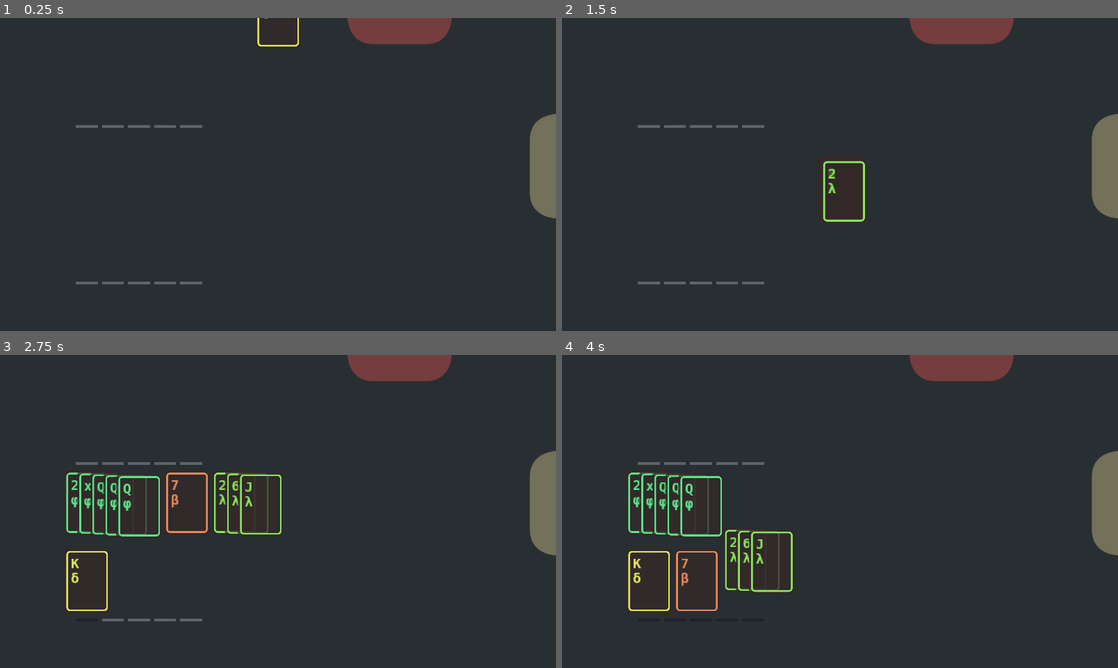
Above: before the commit, frames 1-4 (two rows, left to right).
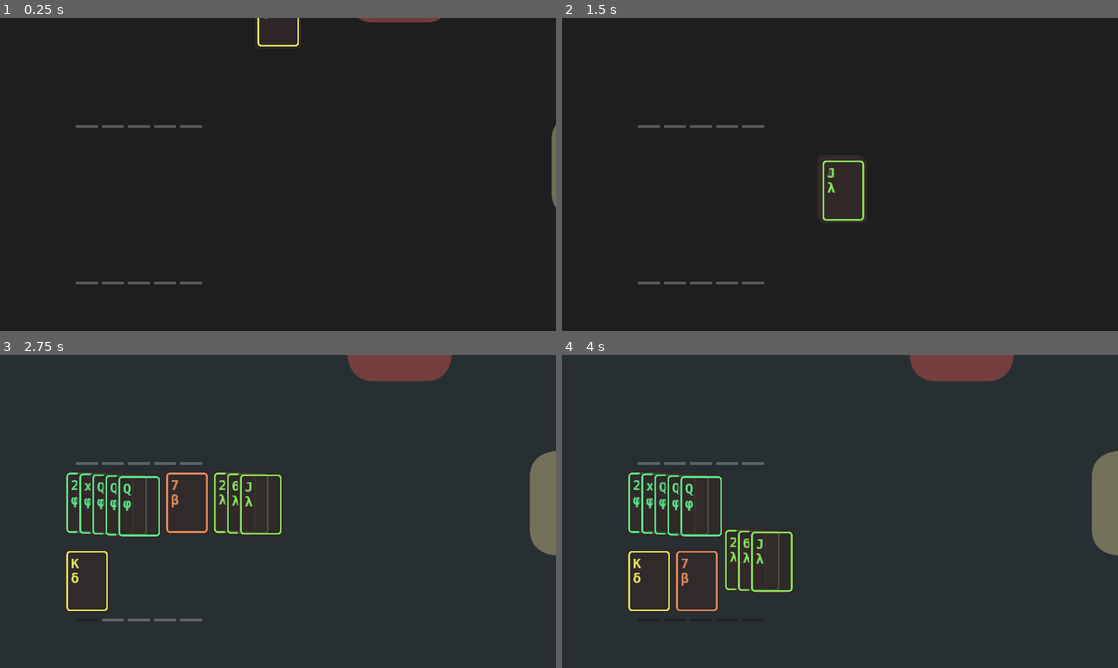
Above: after the commit, the same moments.

Repository: irisxerno/godot-cardinality-9
Game: Godot game, scene res://scene/Main.tscn
Two runs of this game, one before a commit and one after it. Both use one fixed random seed, a clock stepped at 60 frames per second and the inputs below.
Inputs (mouse positions are in pixels of both pictures, inside the frame that each line leads up to):
- Up to frame 1 (0.25 s): no input
- Up to frame 2 (1.5 s): move the mouse to (962, 158) at 0.52 s; click (962, 158) at 0.67 s; move the mouse to (728, 190) at 1.27 s; click (728, 190) at 1.42 s
- Up to frame 3 (2.75 s): move the mouse to (88, 502) at 2.02 s; click (88, 502) at 2.17 s
- Up to frame 4 (4 s): move the mouse to (751, 502) at 2.77 s; click (751, 502) at 2.92 s; move the mouse to (789, 502) at 3.52 s; click (789, 502) at 3.67 s

The runs differ from the first frame. In frame 1, 2.5% of the frame differs, in the area x 62-100%, y 0-64%; in frame 2, 3.1%, in the area x 46-100%, y 0-66%; in frame 3, less than 0.1%; in frame 4, less than 0.1%.

Commit message:
you could fight

Diff:
--- a/scene/StartGameController.tscn
+++ b/scene/Dealer.tscn
@@ -1,8 +1,8 @@
 [gd_scene load_steps=2 format=2]
 
-[ext_resource path="res://script/StartGameController.gd" type="Script" id=1]
+[ext_resource path="res://script/Dealer.gd" type="Script" id=1]
 
-[node name="StartGameController" type="Node2D"]
+[node name="Dealer" type="Node2D"]
 visible = false
 position = Vector2( 640, -90 )
 script = ExtResource( 1 )
@@ -19,6 +19,7 @@
 wait_time = 0.1
 
 [node name="DispAnimTimer" type="Timer" parent="."]
+wait_time = 0.5
 one_shot = true
 
 [connection signal="timeout" from="DealAnimTimer" to="." method="_on_DealAnimTimer_timeout"]
--- a/scene/Main.tscn
+++ b/scene/Main.tscn
@@ -1,8 +1,8 @@
-[gd_scene load_steps=17 format=2]
+[gd_scene load_steps=23 format=2]
 
 [ext_resource path="res://scene/RowController.tscn" type="PackedScene" id=1]
 [ext_resource path="res://script/Table.gd" type="Script" id=2]
-[ext_resource path="res://scene/StartGameController.tscn" type="PackedScene" id=3]
+[ext_resource path="res://scene/Dealer.tscn" type="PackedScene" id=3]
 [ext_resource path="res://script/Cards.gd" type="Script" id=4]
 [ext_resource path="res://scene/LevelBar.tscn" type="PackedScene" id=5]
 [ext_resource path="res://scene/Pulltab.tscn" type="PackedScene" id=6]
@@ -13,6 +13,17 @@
 [ext_resource path="res://scene/Stat.tscn" type="PackedScene" id=11]
 [ext_resource path="res://res/Hack-Bold.ttf" type="DynamicFontData" id=12]
 [ext_resource path="res://script/Stats.gd" type="Script" id=13]
+[ext_resource path="res://script/Deck.gd" type="Script" id=14]
+[ext_resource path="res://script/Background.gd" type="Script" id=15]
+[ext_resource path="res://script/Fight.gd" type="Script" id=16]
+[ext_resource path="res://scene/Card.tscn" type="PackedScene" id=17]
+[ext_resource path="res://script/Tally.gd" type="Script" id=18]
+
+[sub_resource type="DynamicFont" id=4]
+size = 32
+use_mipmaps = true
+use_filter = true
+font_data = ExtResource( 12 )
 
 [sub_resource type="StyleBoxFlat" id=1]
 bg_color = Color( 0.1875, 0.25, 0.208333, 0.752941 )
@@ -41,10 +52,13 @@
 anchor_right = 1.0
 anchor_bottom = 1.0
 mouse_filter = 2
-color = Color( 0.16, 0.186667, 0.2, 1 )
+color = Color( 0.121569, 0.121569, 0.121569, 1 )
+script = ExtResource( 15 )
 __meta__ = {
 "_edit_lock_": true
 }
+
+[node name="Tween" type="Tween" parent="Background"]
 
 [node name="Builder" type="Node2D" parent="."]
 script = ExtResource( 2 )
@@ -65,21 +79,84 @@
 
 [node name="LevelBar" parent="Builder/Mainhand" instance=ExtResource( 5 )]
 
+[node name="Dealer" parent="Builder" instance=ExtResource( 3 )]
+visible = true
+
+[node name="Fight" type="Node2D" parent="."]
+script = ExtResource( 16 )
+
+[node name="Card" parent="Fight" instance=ExtResource( 17 )]
+visible = false
+position = Vector2( 300, 350 )
+
+[node name="Mainhand" parent="Fight" instance=ExtResource( 1 )]
+position = Vector2( 300, 550 )
+max_count = 5
+
+[node name="Offhand" type="Node2D" parent="Fight"]
+position = Vector2( 100, 560 )
+script = ExtResource( 14 )
+
+[node name="EnemyController" type="Node2D" parent="Fight"]
+position = Vector2( 510, 190 )
+script = ExtResource( 14 )
+
+[node name="EnemyAttack" parent="Fight" instance=ExtResource( 1 )]
+position = Vector2( 300, 260 )
+
+[node name="Extra" type="Node2D" parent="Fight"]
+position = Vector2( 1400, 300 )
+script = ExtResource( 14 )
+
+[node name="Attack" parent="Fight" instance=ExtResource( 1 )]
+position = Vector2( 300, 430 )
+
+[node name="Dealer" parent="Fight" instance=ExtResource( 3 )]
+visible = true
+position = Vector2( 510, -50 )
+__meta__ = {
+"_edit_group_": true
+}
+face_up = false
+
+[node name="MoveTo" parent="Fight/Dealer" index="0"]
+visible = true
+position = Vector2( 0, 240 )
+
+[node name="Tally" type="Node2D" parent="Fight"]
+position = Vector2( 200, 340 )
+script = ExtResource( 18 )
+
+[node name="Label" type="Label" parent="Fight/Tally"]
+anchor_left = 0.5
+anchor_top = 0.5
+anchor_right = 0.5
+anchor_bottom = 0.5
+margin_left = -150.0
+margin_top = -40.0
+margin_right = 50.0
+margin_bottom = 60.0
+custom_fonts/font = SubResource( 4 )
+text = "0"
+align = 1
+valign = 1
+autowrap = true
+
 [node name="Cards" type="Node2D" parent="."]
 script = ExtResource( 4 )
 
 [node name="WorldGeneration" type="Node" parent="."]
 script = ExtResource( 7 )
-
-[node name="GameStartDealer" parent="." instance=ExtResource( 3 )]
-visible = true
-quick = true
 
 [node name="Tabs" type="Control" parent="."]
 anchor_right = 1.0
 anchor_bottom = 1.0
 mouse_filter = 2
 script = ExtResource( 8 )
+__meta__ = {
+"_edit_group_": true,
+"_edit_lock_": true
+}
 
 [node name="WorldView" parent="Tabs" instance=ExtResource( 6 )]
 anchor_left = 0.75
@@ -230,10 +307,16 @@
 [connection signal="request_return_cards" from="Builder/Offhand" to="Builder/Deal" method="request_take_cards"]
 [connection signal="request_return_cards" from="Builder/Deal" to="Builder" method="_on_Deal_request_return_cards"]
 [connection signal="request_return_cards" from="Builder/Mainhand" to="Builder/Deal" method="request_take_cards"]
-[connection signal="return_card_data" from="WorldGeneration" to="GameStartDealer" method="deal_from_data"]
+[connection signal="add_card" from="Builder/Dealer" to="Cards" method="add_card"]
+[connection signal="done" from="Builder/Dealer" to="." method="_on_GameStartDealer_done"]
+[connection signal="return_cards" from="Builder/Dealer" to="Builder/Deal" method="add_cards"]
+[connection signal="request_return_cards" from="Fight/Mainhand" to="Fight" method="_on_Mainhand_request_return_cards"]
+[connection signal="add_card" from="Fight/Dealer" to="Cards" method="add_card"]
+[connection signal="done" from="Fight/Dealer" to="Fight" method="_on_Dealer_done"]
+[connection signal="return_cards" from="Fight/Dealer" to="Fight/EnemyController" method="add_cards"]
+[connection signal="return_card_data" from="WorldGeneration" to="Builder/Dealer" method="deal_from_data"]
 [connection signal="return_world_data" from="WorldGeneration" to="Tabs/WorldView/World" method="world_from_data"]
-[connection signal="add_card" from="GameStartDealer" to="Cards" method="add_card"]
-[connection signal="return_cards" from="GameStartDealer" to="Builder/Deal" method="update_cols"]
+[connection signal="select_tile" from="Tabs/WorldView/World" to="." method="_on_select_tile"]
 [connection signal="return_cost" from="Tabs/StatsView/Stats/Mainhand" to="Tabs/StatsView/Stats" method="return_cost"]
 [connection signal="try_buy" from="Tabs/StatsView/Stats/Mainhand" to="Tabs/StatsView/Stats" method="try_buy"]
 [connection signal="return_cost" from="Tabs/StatsView/Stats/Offhand" to="Tabs/StatsView/Stats" method="return_cost"]
@@ -245,5 +328,6 @@
 [connection signal="return_cost" from="Tabs/StatsView/Stats/Armory" to="Tabs/StatsView/Stats" method="return_cost"]
 [connection signal="try_buy" from="Tabs/StatsView/Stats/Armory" to="Tabs/StatsView/Stats" method="try_buy"]
 
+[editable path="Fight/Dealer"]
 [editable path="Tabs/WorldView"]
 [editable path="Tabs/StatsView"]
--- a/scene/Tile.tscn
+++ b/scene/Tile.tscn
@@ -58,5 +58,3 @@
 valign = 1
 
 [connection signal="gui_input" from="." to="." method="_on_gui_input"]
-[connection signal="mouse_entered" from="." to="." method="_on_mouse_entered"]
-[connection signal="mouse_exited" from="." to="." method="_on_mouse_exited"]
--- /dev/null
+++ b/script/Background.gd
@@ -0,0 +1,14 @@
+extends ColorRect
+
+var colors = {
+	none = Color("1f1f1f"),
+	build = Color("#293033"),
+	fight = Color("#332929")
+}
+
+func _ready():
+	self.color = colors["none"]
+
+func set_color(cname):
+	$Tween.interpolate_property(self, "color", self.color, colors[cname], 1, Tween.TRANS_LINEAR, Tween.EASE_IN)
+	$Tween.start()
--- a/script/Card.gd
+++ b/script/Card.gd
@@ -37,6 +37,7 @@
 
 
 func move_to(new_position):
+	update_face()
 	emit_signal("to_front", self)
 	if position == new_position or dest_position == new_position:
 		return
--- a/script/StartGameController.gd
+++ b/script/Dealer.gd
@@ -8,20 +8,20 @@
 var cards = []
 var anim_count = 0
 
-export var deal_count = 10
-export var deal_suits = 4
 export var step = Vector2(1,1)
-export var quick = false
+
+export var face_up = true
 
 
 func deal_from_data(card_data):
+	print(card_data)
 	var scene = preload("res://scene/Card.tscn")
 	for d in card_data:
 		var inst = scene.instance()
 		inst.value = d["value"]
 		inst.suit = d["suit"]
 		inst.position = self.position
-		inst.face_up = true
+		inst.face_up = face_up
 		cards.append(inst)
 		emit_signal("add_card", inst)
 	$DealAnimTimer.start()
@@ -38,4 +38,4 @@
 func _on_DispAnimTimer_timeout():
 	emit_signal("return_cards", cards)
 	emit_signal("done")
-	queue_free()
+	cards = []
--- /dev/null
+++ b/script/Deck.gd
@@ -0,0 +1,37 @@
+extends Node2D
+
+var cards = []
+var count = 0
+
+export var step = Vector2(1,1)
+
+export var move_vect = Vector2(0, 200)
+
+
+func toggle():
+	position -= move_vect
+	move_vect *= -1
+	update()
+
+
+func add_cards(new_cards):
+	cards.append_array(new_cards)
+	update()
+
+
+func remove_cards(rcs):
+	var new_cards = []
+	for c in cards:
+		if not c in rcs:
+			new_cards.append(c)
+	cards = new_cards
+	update()
+
+
+func update():
+	var cursor = Vector2(0,0)
+	for inst in cards:
+		inst.face_up = false
+		inst.move_to(self.position+cursor)
+		cursor += step
+	count = len(cards)
--- /dev/null
+++ b/script/Fight.gd
@@ -0,0 +1,37 @@
+extends Node2D
+
+export var attack = 5
+var input = false
+
+# Called when the node enters the scene tree for the first time.
+func _ready():
+	pass # Replace with function body.
+
+func _on_Mainhand_request_return_cards(inst):
+	if not input:
+		return
+
+	var mainhand_curr = $Mainhand.count
+	var attack_curr = $Attack.count
+	var take = attack
+	var c = inst.cards.slice(max(len(inst.cards)-take,0), len(inst.cards)-1)
+	inst.remove_cards(c)
+	$Attack.add_cards(c)
+	$Mainhand.toggle()
+
+	inst = $EnemyController
+	var enemy_curr = inst.count
+	attack_curr = $EnemyAttack.count
+	take = $Attack.count
+	c = inst.cards.slice(max(inst.count-take,0), inst.count-1)
+	inst.remove_cards(c)
+	$EnemyAttack.add_cards(c)
+	$EnemyController.toggle()
+
+	input = false
+
+	$Tally.start_count($Attack.cards(), $EnemyAttack.cards())
+
+
+func _on_Dealer_done():
+	input = true
--- a/script/Interface.gd
+++ b/script/Interface.gd
@@ -1 +1,7 @@
 extends Control
+
+
+func update_all(new_state):
+	for inst in get_children():
+		if inst.has_method("update_state"):
+			inst.update_state(new_state)
--- a/script/Main.gd
+++ b/script/Main.gd
@@ -1 +1,35 @@
 extends Node
+
+signal start_fight
+
+var state = "none"
+
+func _ready():
+	$Tabs.update_all("hide")
+	$Builder.visible = true
+	$Fight.visible = false
+
+
+func _on_select_tile(tile):
+	if state != "build":
+		return
+
+	# check if its even possible to fight
+
+	$Tabs.update_all("hide")
+	$Builder.visible = false
+	$Fight.visible = true
+	state = "fight"
+	$Fight.input = false
+	$Background.set_color("fight")
+	$Fight.attack = $Tabs/StatsView/Stats/Attack.level
+	$Fight/Mainhand.add_cards($Builder/Mainhand.cards())
+	$Fight/Extra.add_cards($Builder/Deal.cards())
+	$Fight/Offhand.add_cards($Builder/Offhand.cards())
+	$Fight/Dealer.deal_from_data(tile.cards)
+
+
+func _on_GameStartDealer_done():
+	$Tabs.update_all("close")
+	$Background.set_color("build")
+	state = "build"
--- a/script/RowController.gd
+++ b/script/RowController.gd
@@ -12,18 +12,34 @@
 
 var level_bar
 
+export var move_vect = Vector2(0, -200)
+
+
+func toggle():
+	position -= move_vect
+	move_vect *= -1
+	update()
+
 
 func _ready():
 	if max_count != -1 and has_node("LevelBar"):
 		level_bar = get_node("LevelBar")
 		level_bar.set_bars(max_count)
 
-
 func update():
-	update_cols([])
+	add_cards([])
 
 
-func update_cols(new_cards):
+func cards():
+	var cards = []
+
+	for inst in cols:
+		cards.append_array(inst.cards)
+
+	return cards
+
+
+func add_cards(new_cards):
 	var cards = []
 
 	for inst in cols:
@@ -33,6 +49,10 @@
 
 	cards.append_array(new_cards)
 	count = len(cards)
+
+	for inst in cards:
+		inst.face_up = true
+		inst.update()
 
 	var by_suits = Sort.to_suits(cards)
 
@@ -65,7 +85,7 @@
 func request_take_cards(inst):
 	var new_cards = inst.cards
 	inst.remove_cards(new_cards)
-	update_cols(new_cards)
+	add_cards(new_cards)
 
 
 func pop_col(inst):
--- a/script/Table.gd
+++ b/script/Table.gd
@@ -1,5 +1,4 @@
 extends Node2D
-
 
 export var mainhand = 5
 export var offhand = 5
@@ -13,11 +12,6 @@
 func update_counts():
 	$Mainhand.max_count = mainhand
 	$Offhand.max_count = offhand
-
-
-func add_card(inst):
-	inst.connect("to_front", self, "to_front")
-	call_deferred("add_child", inst)
 
 
 func _on_Deal_request_return_cards(inst):
@@ -38,4 +32,4 @@
 		take = min(take, attack)
 	var c = inst.cards.slice(max(len(inst.cards)-take,0), len(inst.cards)-1)
 	inst.remove_cards(c)
-	dest.update_cols(c)
+	dest.add_cards(c)
--- /dev/null
+++ b/script/Tally.gd
@@ -0,0 +1,29 @@
+extends Node2D
+
+
+signal done
+
+
+func start_count(a, e):
+	var ac = count(a)
+	var ec = count(e)
+	$Label.text = str(ac-ec)
+	var c = 0
+	if ac >= ec:
+		c += 1
+	if ec >= ac:
+		c -= 1
+	print(c)
+	emit_signal("done", c)
+
+
+static func count(deck):
+	var s = Sort.to_suits(deck)
+	print(s)
+	var i = 0
+	for k in s:
+		var ii = 1
+		for inst in s[k]:
+			ii *= inst.value
+		i += ii
+	return i
--- a/script/Tile.gd
+++ b/script/Tile.gd
@@ -29,24 +29,15 @@
 		$Defeated.visible = true
 
 
-var mouse_entered = false
-
-
-func _on_mouse_entered():
-	mouse_entered = true
-
-func _on_mouse_exited():
-	mouse_entered = false
-
-
 func _on_gui_input(event):
 	if state == "show" and event is InputEventMouseButton and event.button_index == BUTTON_LEFT and event.pressed:
-		mouse_entered = true
+		if selected:
+			emit_signal("request_select", self)
 		selected = !selected
 		update()
 
 
 func _input(event):
-	if event is InputEventMouseButton and event.pressed and !mouse_entered and selected:
+	if event is InputEventMouseButton and event.pressed and not Rect2(Vector2(), rect_size).has_point(get_local_mouse_position()) and selected:
 		selected = false
 		update()
--- a/script/World.gd
+++ b/script/World.gd
@@ -1,5 +1,6 @@
 extends Control
 
+signal select_tile
 
 var tiles = []
 var tile_size = 150
@@ -22,3 +23,7 @@
 		if row > 4-col:
 			row = 0
 			col += 1
+
+
+func request_select(inst):
+	emit_signal("select_tile", inst)
